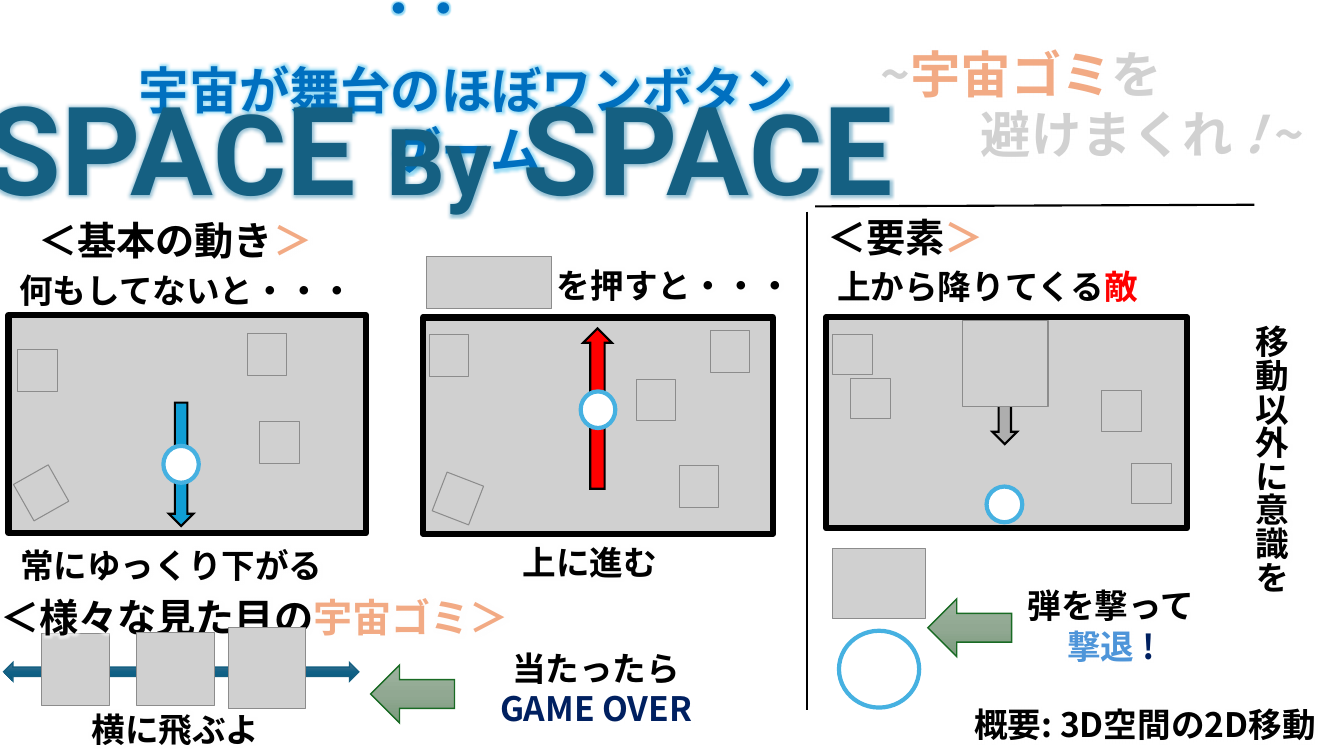
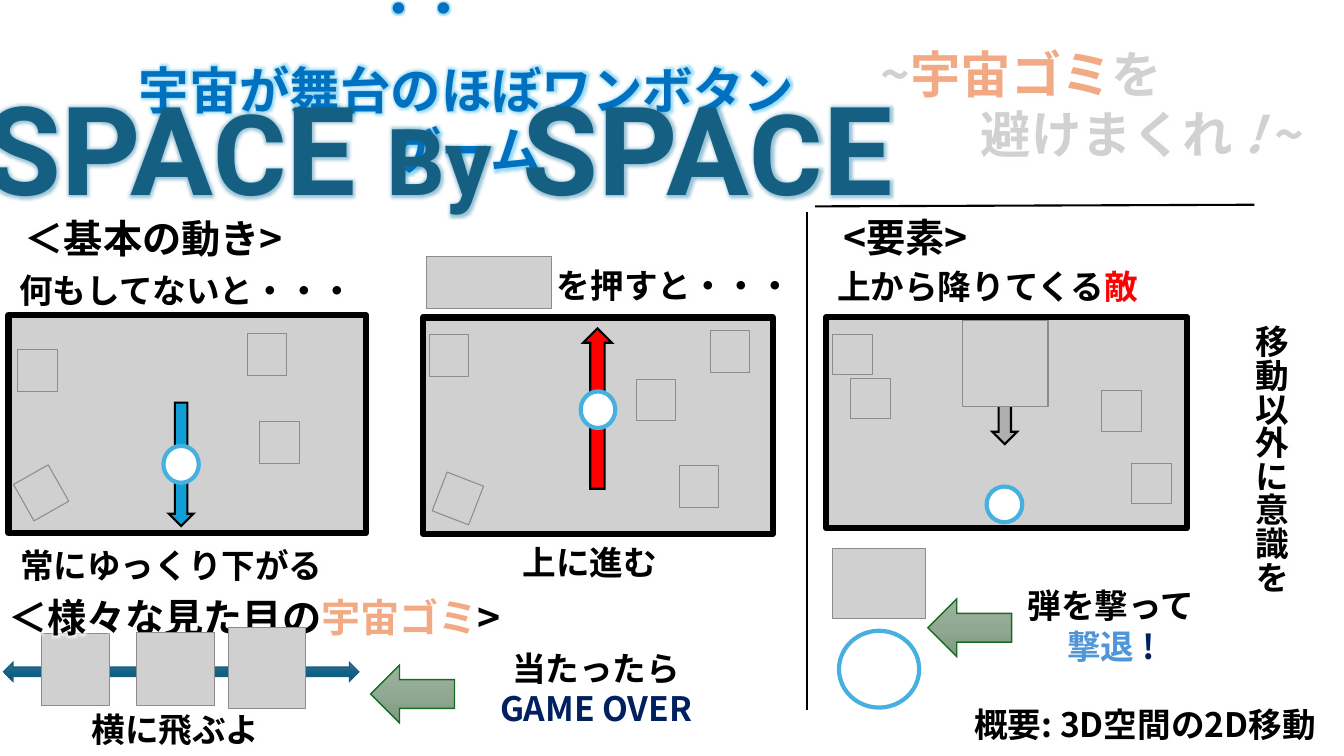
Before and after one commit to IrisawaKazan/model, a slide deck: slide 1 of PowerPoint/SPACE By SPACE_企画書.pptx. Drawn at 1344x756 pixels with LibreOffice and Linux fonts; fonts in the diff are those of the drawing; grey boxes stand for pictures; background and template pictures are left out. Boxes give left, top, right and bottom in pixels: in the first picture for what was removed or moved away, otherwise in the second. Text is boxed around its words. In the diff, an @@ line names an element or a change of style, - is before the commit and + after.

```diff
--- a/PowerPoint/SPACE By SPACE_企画書.pptx
+++ b/PowerPoint/SPACE By SPACE_企画書.pptx
@@ text at <box>25,219,283,257</box>: text changed @@
-＜基本の動き＞
+＜基本の動き>
@@ text at <box>843,218,968,256</box>: text changed @@
-＜要素＞
+<要素>
@@ text at <box>8,598,501,643</box>: text changed @@
-＜様々な見た目の宇宙ゴミ＞
+＜様々な見た目の宇宙ゴミ>
```
Also in this commit, not shown: 2 slides added.
